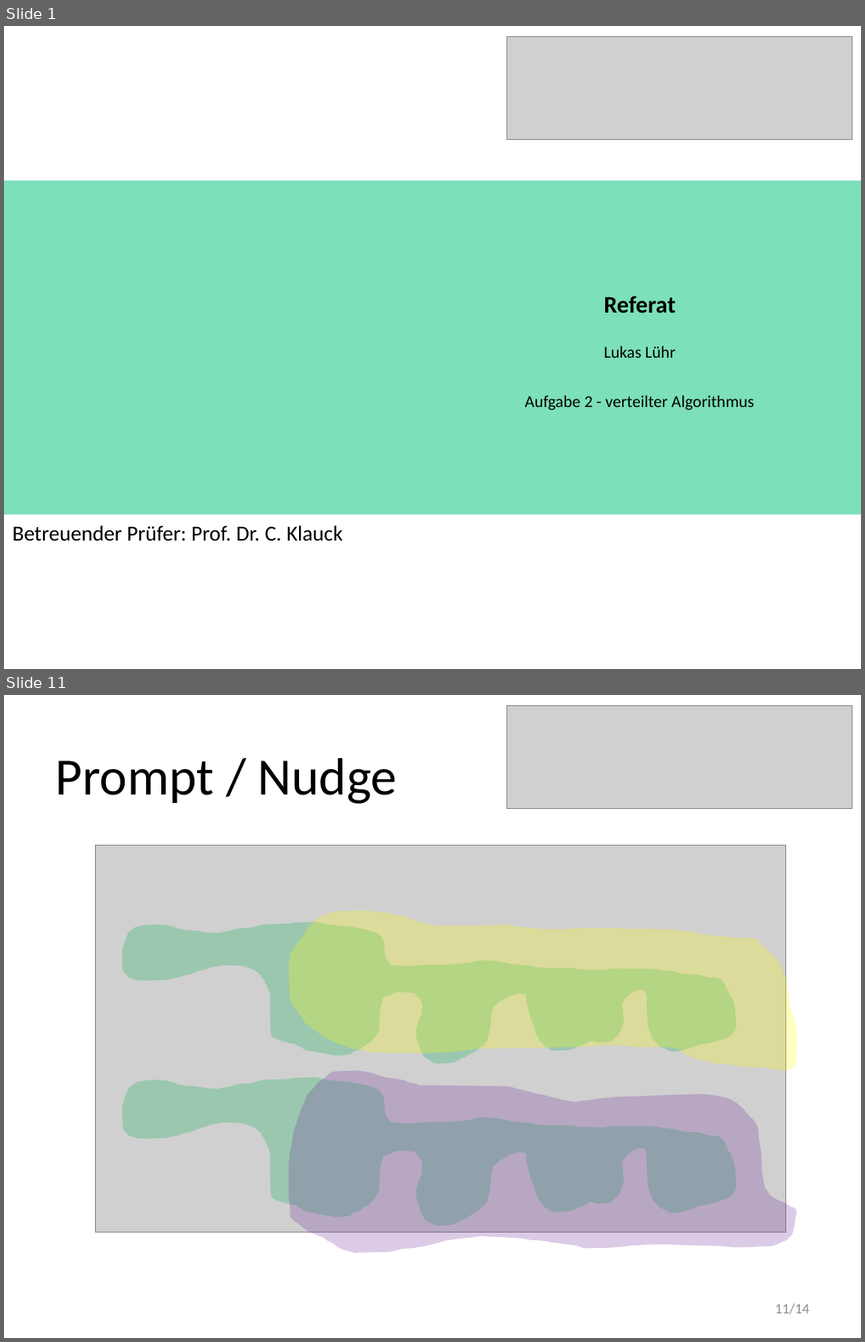
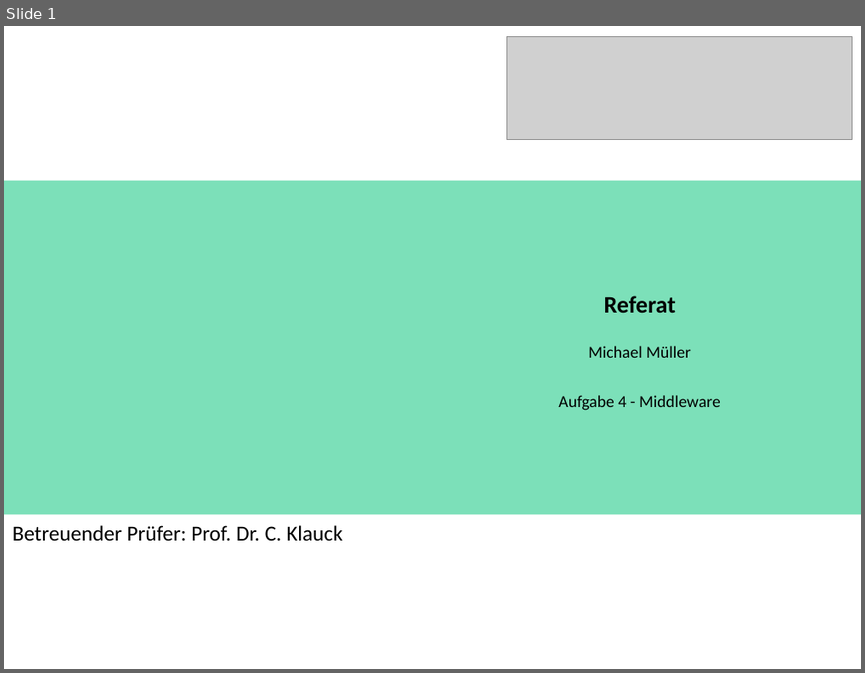
Before and after one commit to HansZimmer5000/TalDerTraenen, a slide deck: A4/VSP4_Mi/Design/Praesentation.pptx. Shown one above the other, each under a label of ours: slides 1 and 11 before the commit, slide 1 after it; the slides between them are not shown. The pictures are 865x1342 and 865x673 pixels, drawn with LibreOffice and Linux fonts; fonts in the diff are those of the drawing; grey boxes stand for pictures. Boxes give left, top, right and bottom in pixels: in the first picture for what was removed or moved away, otherwise in the second. Text is boxed around its words. In the diff, an @@ line names an element or a change of style, - is before the commit and + after.

```diff
--- a/A4/VSP4_Mi/Design/Praesentation.pptx
+++ b/A4/VSP4_Mi/Design/Praesentation.pptx
@@ slide 11 removed at bbox=[4, 695, 861, 1338], background #FFFFFF @@
@@ picture removed at bbox=[507, 706, 852, 809] @@
@@ title removed at bbox=[55, 758, 398, 804] @@
-Prompt / Nudge
@@ picture removed at bbox=[95, 845, 785, 1232] @@
@@ freeform shape removed at bbox=[122, 922, 737, 1063] @@
@@ freeform shape removed at bbox=[289, 910, 796, 1071] @@
@@ freeform shape removed at bbox=[289, 1071, 796, 1253] @@
@@ freeform shape removed at bbox=[122, 1077, 737, 1225] @@
@@ page number removed at bbox=[775, 1303, 809, 1314] @@
-11/14
@@ slide 1 changed as well @@
@@ text at bbox=[558, 346, 721, 410]: text changed @@
-Lukas Lühr
-Aufgabe 2 - verteilter Algorithmus
+Michael Müller
+Aufgabe 4 - Middleware
```
Also in this commit, not shown: 3 other slides changed, 9 slides added, 9 other slides removed, 2 other files.
